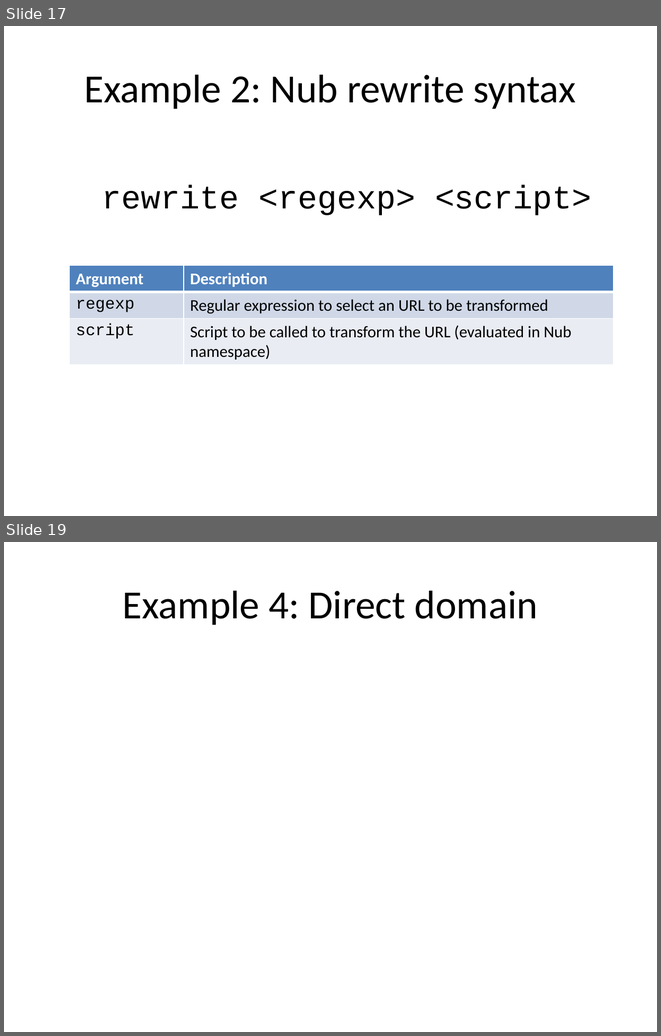
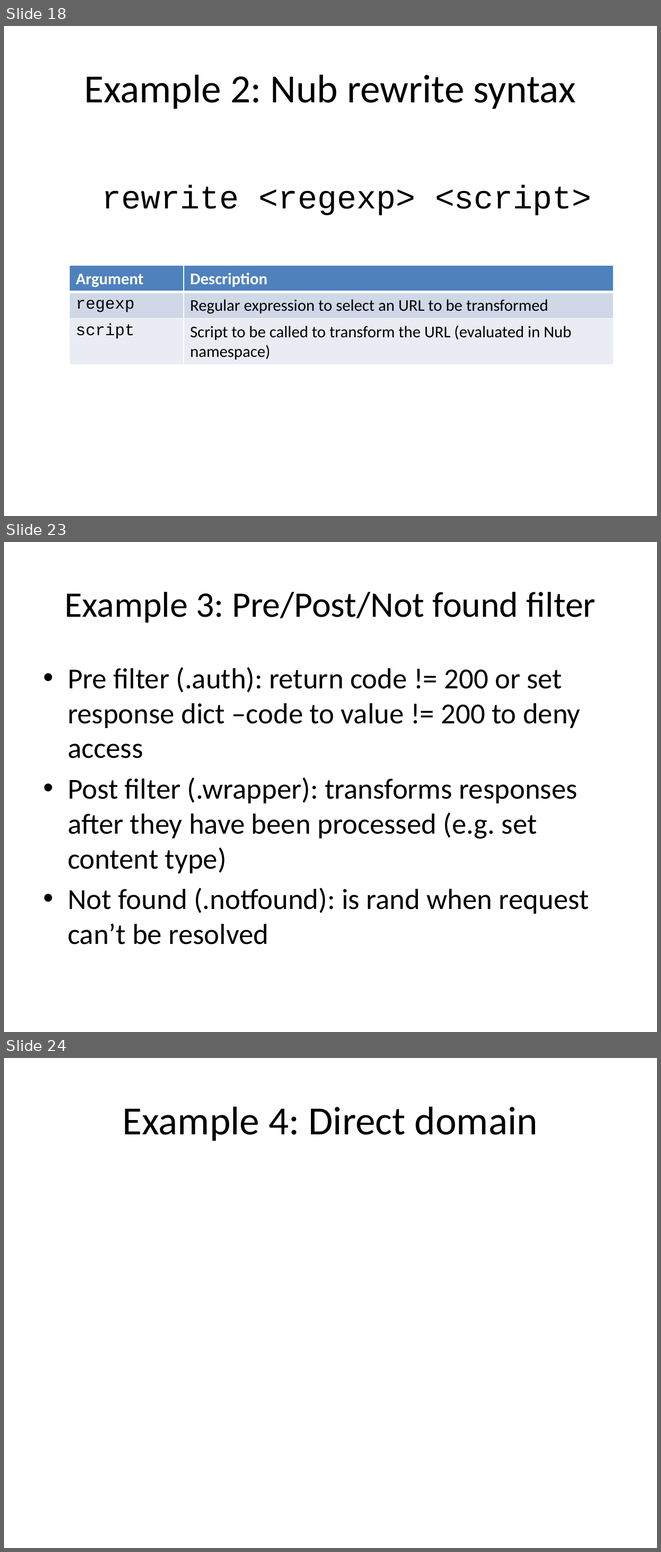
Before and after one commit to jdc8/wubwikit, a slide deck: wubexamples/Lets_Wub.pptx. Shown one above the other, each under a label of ours: slides 17 and 19 before the commit, slides 18, 23 and 24 after it; the slides between them are not shown. The pictures are 661x1036 and 661x1552 pixels, drawn with LibreOffice and Linux fonts; fonts in the diff are those of the drawing; background and template pictures are left out. Boxes give left, top, right and bottom in pixels: in the first picture for what was removed or moved away, otherwise in the second. Text is boxed around its words. In the diff, an @@ line names an element or a change of style, - is before the commit and + after.

```diff
--- a/wubexamples/Lets_Wub.pptx
+++ b/wubexamples/Lets_Wub.pptx
@@ slide 23 added at [4,542,657,1032], background #FFFFFF @@
@@ title added at [65,592,596,623], 39.6 pt, text #000000 @@
+Example 3: Pre/Post/Not found filter
@@ text added at [68,667,589,944], 32 pt, text #000000 @@
+• Pre filter (.auth): return code != 200 or set response dict –code to value != 200 to deny access
+• Post filter (.wrapper): transforms responses after they have been processed (e.g. set content type)
+• Not found (.notfound): is rand when request can’t be resolved
@@ what was slide 17 is now slide 18 @@
@@ what was slide 19 is now slide 24 @@
```
Also in this commit, not shown: 3 slides changed, 14 other slides added.
